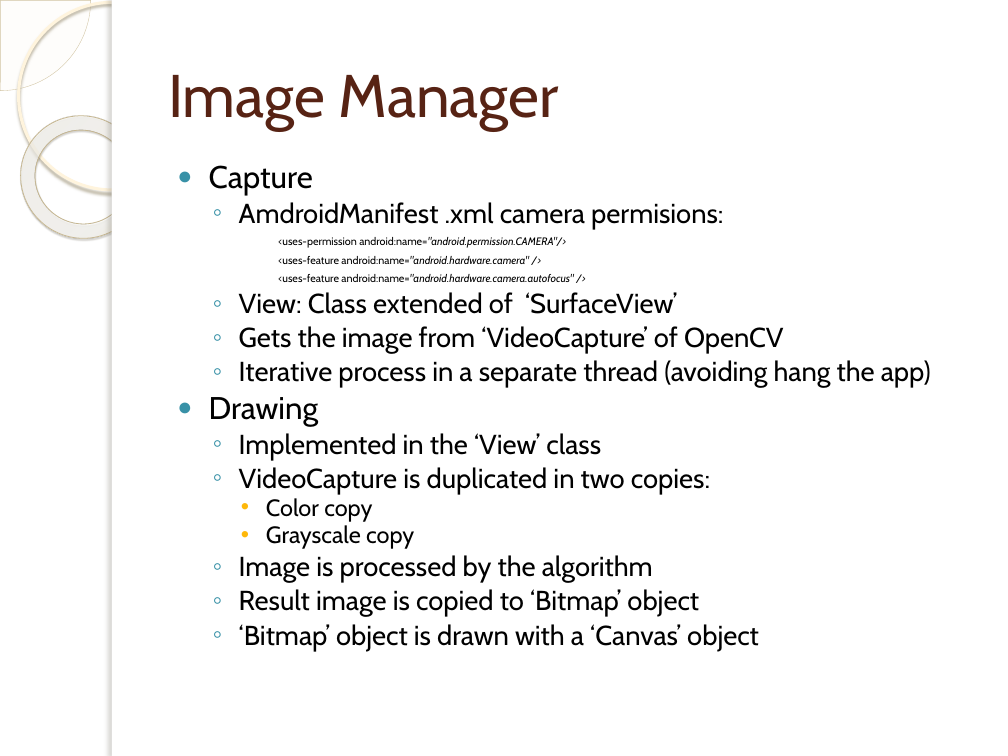
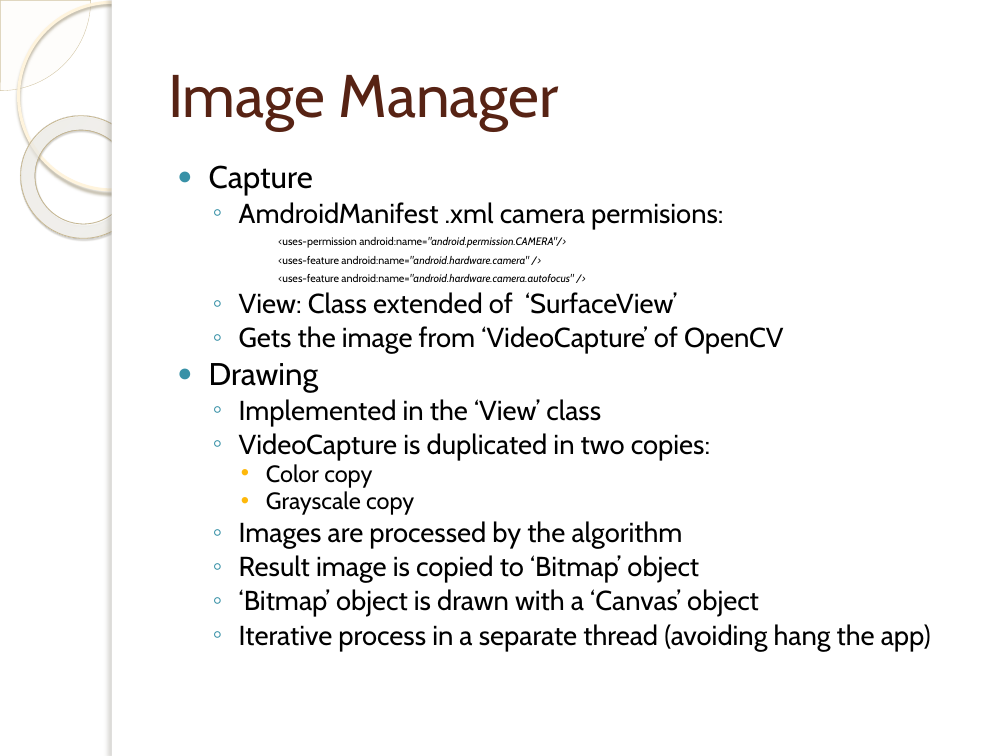
Before and after one commit to desperado1992/ivandroid, a slide deck: slide 8 of Presentacion/doc/EMOTICONIZER.pptx. Drawn at 1008x756 pixels with LibreOffice and Linux fonts; fonts in the diff are those of the drawing; background and template pictures are left out. Boxes give left, top, right and bottom in pixels: in the first picture for what was removed or moved away, otherwise in the second. Text is boxed around its words. In the diff, an @@ line names an element or a change of style, - is before the commit and + after.

```diff
--- a/Presentacion/doc/EMOTICONIZER.pptx
+++ b/Presentacion/doc/EMOTICONIZER.pptx
@@ text at (239, 360, 931, 387): paragraph removed @@
-  ◦ Iterative process in a separate thread (avoiding hang the app)
@@ text at (239, 521, 683, 549): text changed @@
-  ◦ Image is processed by the algorithm
+  ◦ Images are processed by the algorithm
@@ text at (239, 624, 931, 651): paragraph added @@
+  ◦ Iterative process in a separate thread (avoiding hang the app)
```
Also in this commit, not shown: 5 other slides changed, 4 slides added, 1 slide removed.
